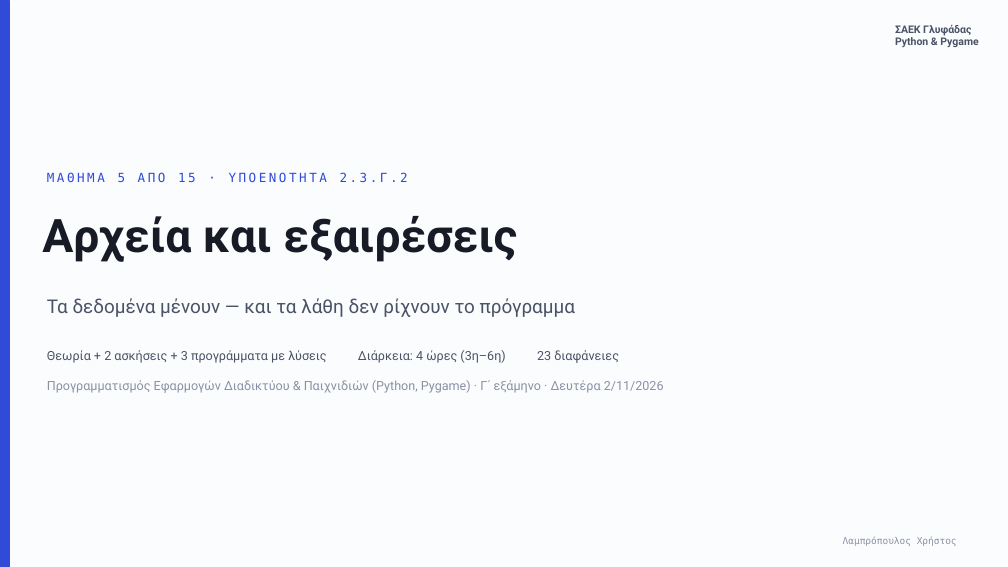
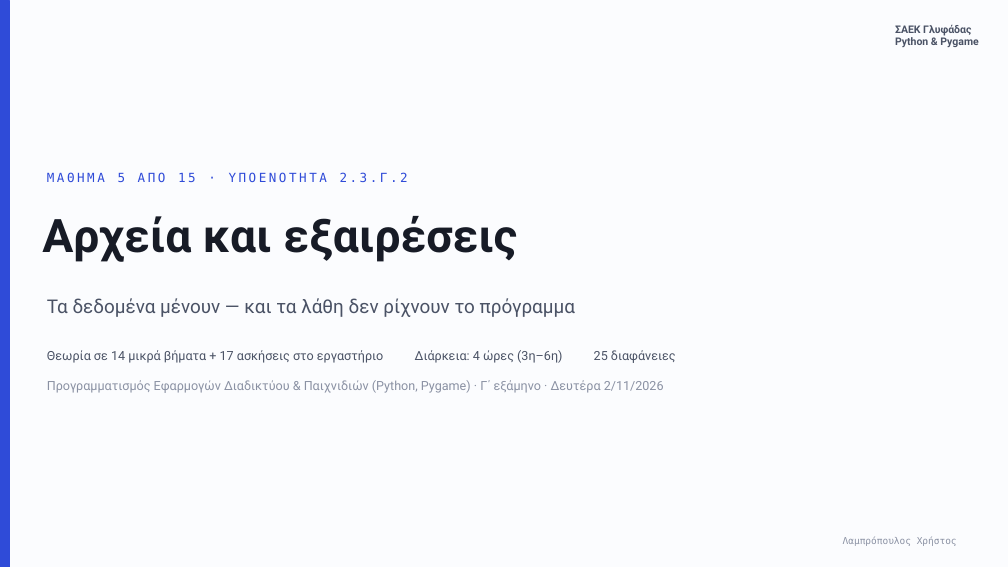
Before and after one commit to xristlamp/LAMPROPOULOS, a slide deck: slide 1 of files/glyfada/python-05-arxeia.pptx. Drawn at 1008x567 pixels with LibreOffice and Linux fonts; fonts in the diff are those of the drawing; background and template pictures are left out. Boxes give left, top, right and bottom in pixels: in the first picture for what was removed or moved away, otherwise in the second. Text is boxed around its words. In the diff, an @@ line names an element or a change of style, - is before the commit and + after.

```diff
--- a/files/glyfada/python-05-arxeia.pptx
+++ b/files/glyfada/python-05-arxeia.pptx
@@ text at (x1=47, y1=350, x2=676, y2=363): text changed @@
-Θεωρία + 2 ασκήσεις + 3 προγράμματα με λύσεις Διάρκεια: 4 ώρες (3η–6η) 23 διαφάνειες
+Θεωρία σε 14 μικρά βήματα + 17 ασκήσεις στο εργαστήριο Διάρκεια: 4 ώρες (3η–6η) 25 διαφάνειες
```
Also in this commit, not shown: 10 other slides changed, 14 slides added, 12 slides removed, 11 other files.
